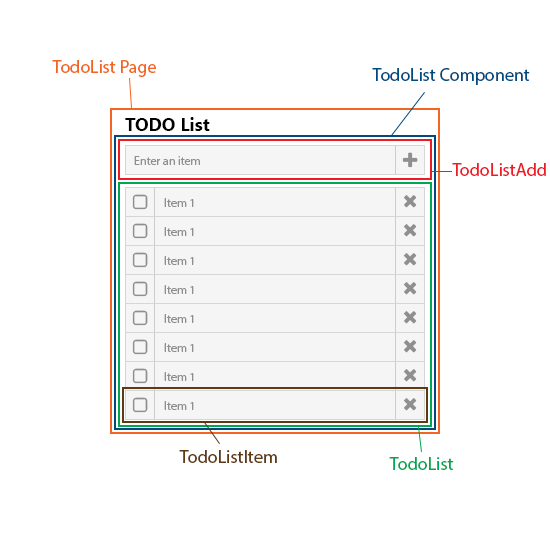
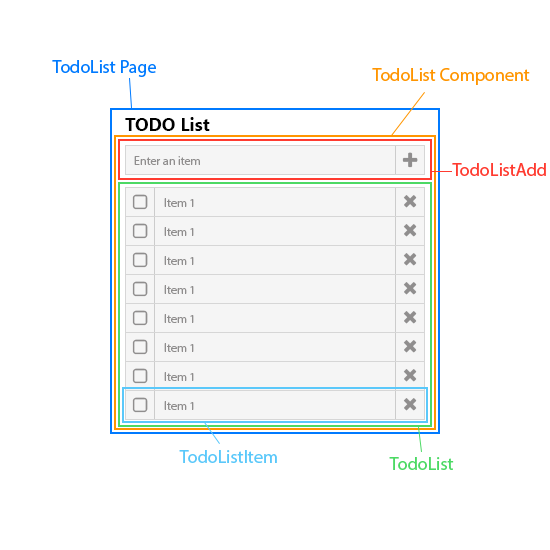
Revision of a layered 550 x 550 image; what changed, layer by layer:
painted on "Shape 1" over [204, 422, 220, 444]
painted on "TodoListItem" (2nd of 2, in "Markings" › "TodoListItem") over [179, 450, 277, 463]
painted on "Rectangle 1" (1st of 5, in "Markings" › "TodoListItem") over [122, 387, 428, 423]
painted on "Shape 5" over [129, 78, 132, 108]
painted on "TodoList Page" over [52, 60, 156, 77]
painted on "Rectangle 1" (5th of 5, in "Markings" › "TodoListPage") over [110, 108, 440, 434]
